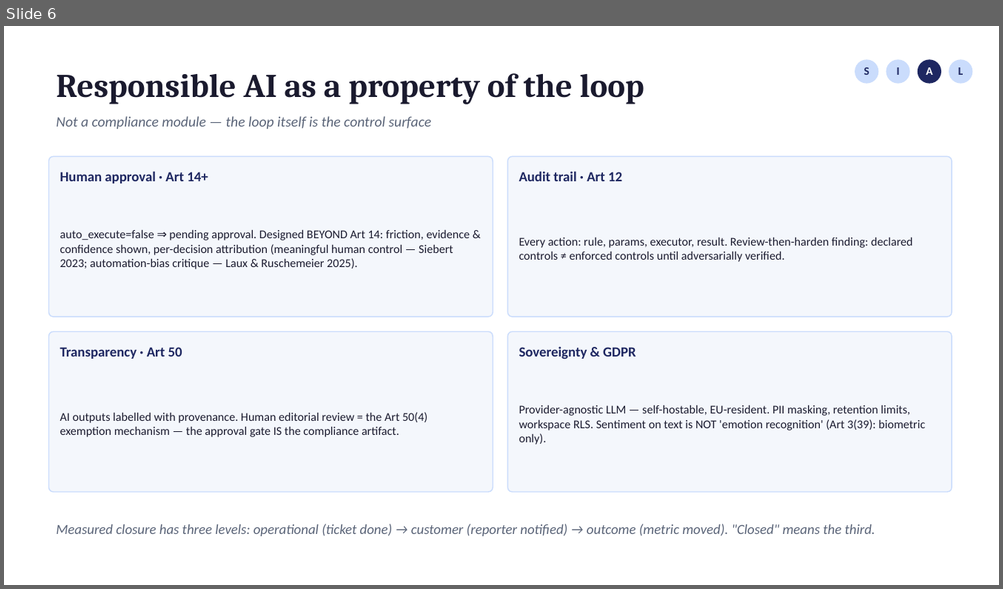
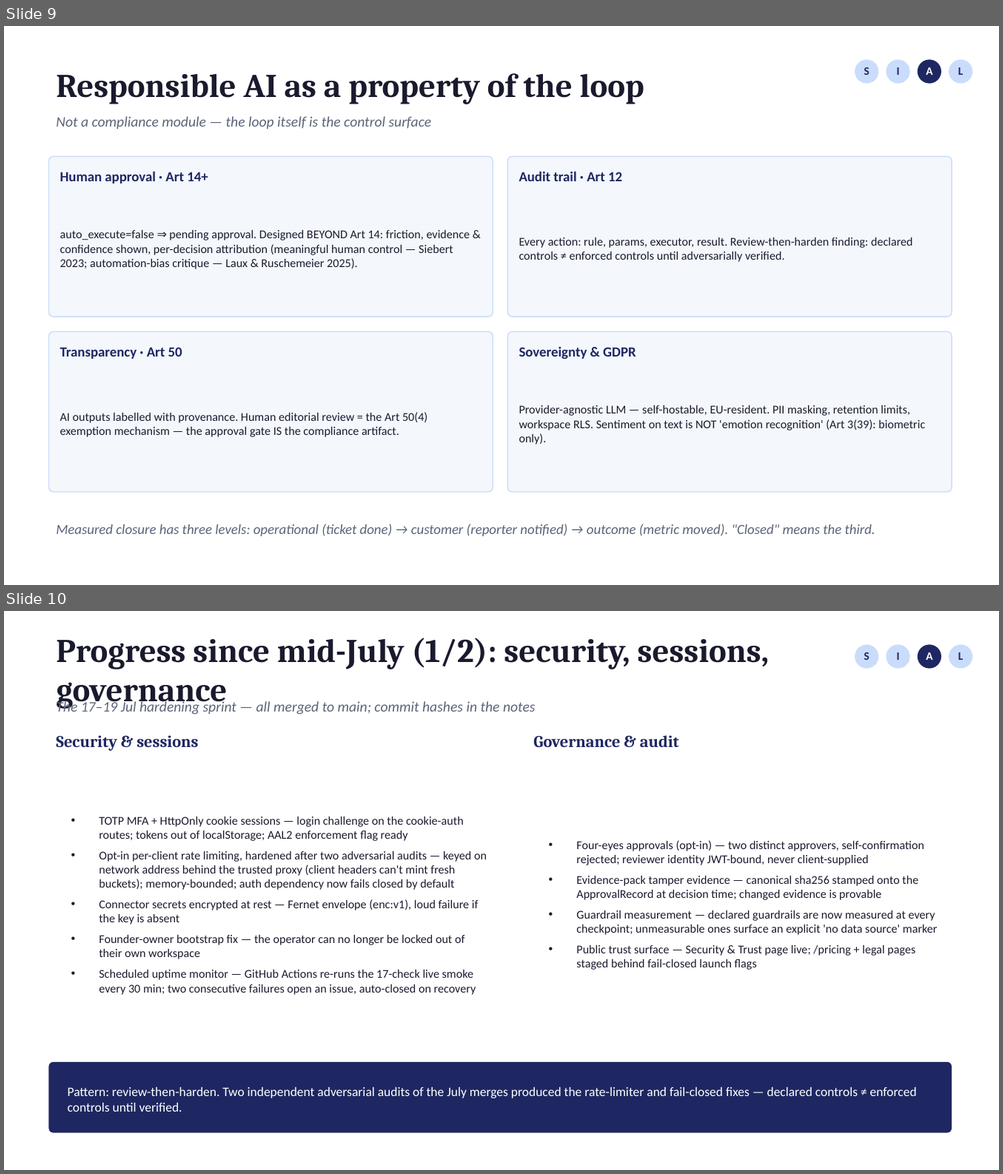
Before and after one commit to fogu13/CLARA, a slide deck: thesis/defense/defense_deck.pptx. Shown one above the other, each under a label of ours: slide 6 before the commit, slides 9 and 10 after it. The pictures are 1003x589 and 1003x1174 pixels, drawn with LibreOffice and Linux fonts; fonts in the diff are those of the drawing. Boxes give left, top, right and bottom in pixels: in the first picture for what was removed or moved away, otherwise in the second. Text is boxed around its words. In the diff, an @@ line names an element or a change of style, - is before the commit and + after.

```diff
--- a/thesis/defense/defense_deck.pptx
+++ b/thesis/defense/defense_deck.pptx
@@ slide 10 added at bbox=[4, 611, 999, 1170], background #FFFFFF @@
@@ text added at bbox=[56, 638, 769, 709], 32 pt, text #1A1A2E, bold @@
+Progress since mid-July (1/2): security, sessions, governance
@@ ellipse added at bbox=[854, 644, 879, 669], fill #CADCFC @@
@@ text added at bbox=[864, 652, 869, 660], 11 pt, text #1E2761, bold @@
+S
@@ ellipse added at bbox=[886, 644, 910, 669], fill #CADCFC @@
@@ text added at bbox=[896, 652, 899, 660], 11 pt, text #1E2761, bold @@
+I
@@ ellipse added at bbox=[917, 644, 941, 669], fill #1E2761 @@
@@ text added at bbox=[925, 652, 932, 660], 11 pt, text #FFFFFF, bold @@
+A
@@ ellipse added at bbox=[948, 644, 973, 669], fill #CADCFC @@
@@ text added at bbox=[958, 652, 962, 660], 11 pt, text #1E2761, bold @@
+L
@@ text added at bbox=[56, 700, 535, 715], 14 pt, text #5A6478, italic @@
+The 17–19 Jul hardening sprint — all merged to main; commit hashes in the notes
@@ text added at bbox=[56, 735, 198, 751], 16 pt, text #1E2761, bold @@
+Security & sessions
@@ text added at bbox=[533, 735, 679, 748], 16 pt, text #1E2761, bold @@
+Governance & audit
@@ text added at bbox=[99, 816, 486, 995], 11.5 pt, text #1A1A2E @@
+• TOTP MFA + HttpOnly cookie sessions — login challenge on the cookie-auth routes; tokens out of localStorage; AAL2 enforcement flag ready
+• Opt-in per-client rate limiting, hardened after two adversarial audits — keyed on network address behind the trusted proxy (client headers can't mint fresh buckets); memory-bounded; auth dependency now fails closed by default
+• Connector secrets encrypted at rest — Fernet envelope (enc:v1), loud failure if the key is absent
+• Founder-owner bootstrap fix — the operator can no longer be locked out of their own workspace
+• Scheduled uptime monitor — GitHub Actions re-runs the 17-check live smoke every 30 min; two consecutive failures open an issue, auto-closed on recovery
@@ text added at bbox=[576, 840, 937, 970], 11.5 pt, text #1A1A2E @@
+• Four-eyes approvals (opt-in) — two distinct approvers, self-confirmation rejected; reviewer identity JWT-bound, never client-supplied
+• Evidence-pack tamper evidence — canonical sha256 stamped onto the ApprovalRecord at decision time; changed evidence is provable
+• Guardrail measurement — declared guardrails are now measured at every checkpoint; unmeasurable ones surface an explicit 'no data source' marker
+• Public trust surface — Security & Trust page live; /pricing + legal pages staged behind fail-closed launch flags
@@ rounded rectangle added at bbox=[48, 1062, 951, 1133], fill #1E2761 @@
@@ text added at bbox=[68, 1088, 916, 1112], 12.5 pt, text #FFFFFF @@
+Pattern: review-then-harden. Two independent adversarial audits of the July merges produced the rate-limiter and fail-closed fixes — declared controls ≠ enforced controls until verified.
@@ what was slide 6 is now slide 9 @@
```
Also in this commit, not shown: 5 slides changed, 4 other slides added, 15 other files.
